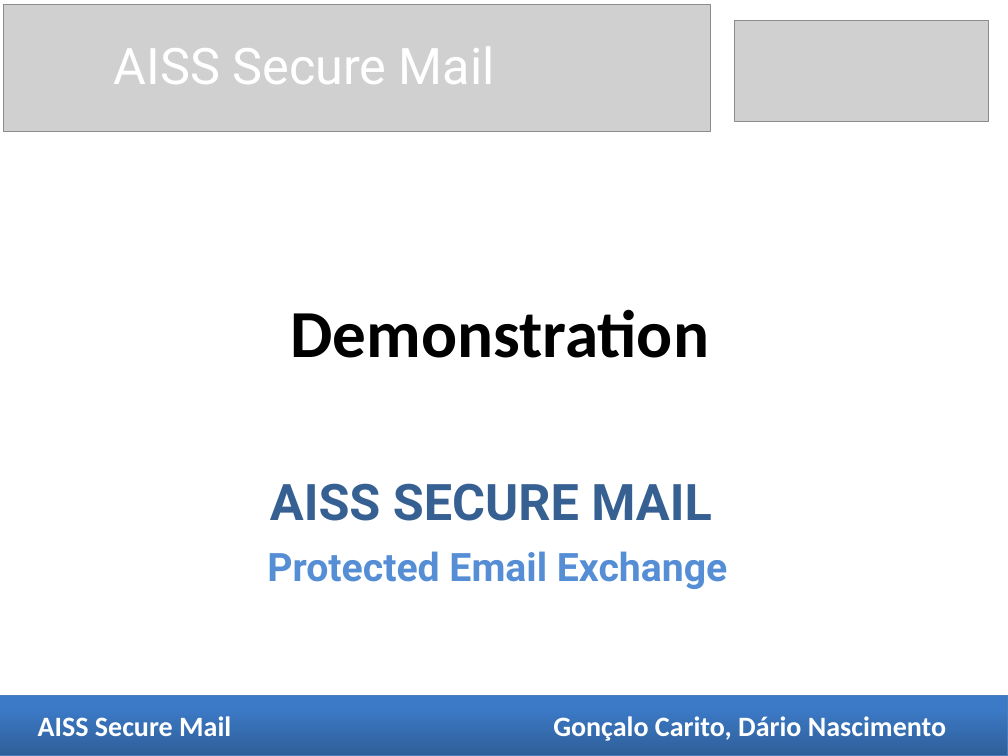
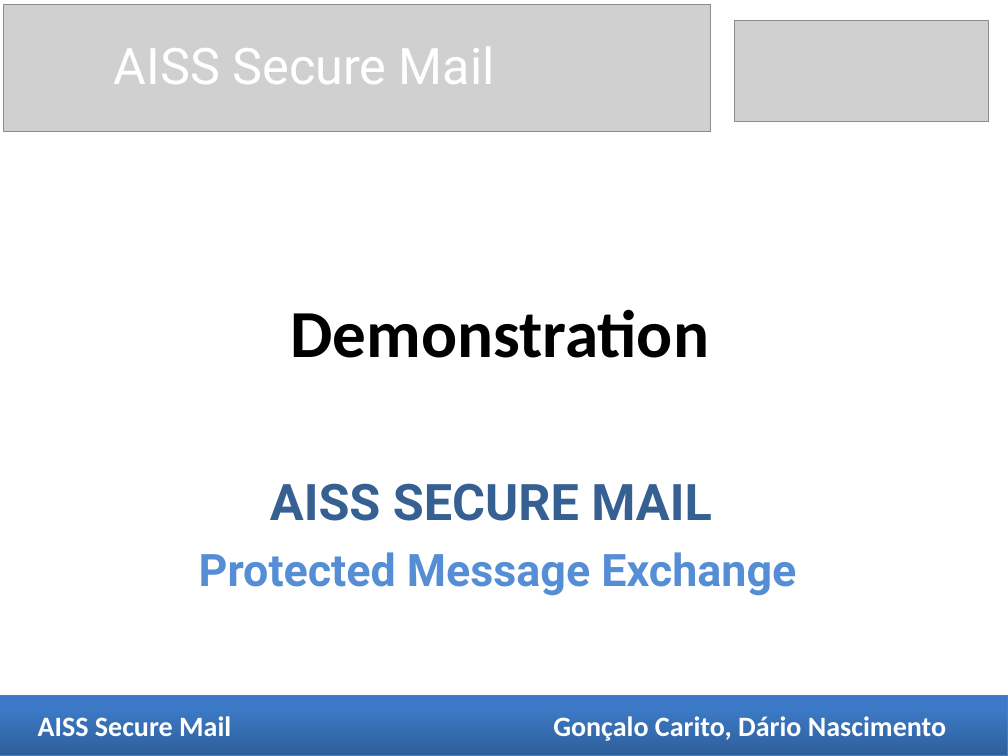
Before and after one commit to dnascimento/AISSProject, a slide deck: slide 12 of Apresentacoes/Comercial/Apresentação.pptx (slide 10 before the commit). Drawn at 1008x756 pixels with LibreOffice and Linux fonts; fonts in the diff are those of the drawing; grey boxes stand for pictures. Boxes give left, top, right and bottom in pixels: in the first picture for what was removed or moved away, otherwise in the second. Text is boxed around its words. In the diff, an @@ line names an element or a change of style, - is before the commit and + after.

```diff
--- a/Apresentacoes/Comercial/Apresentação.pptx
+++ b/Apresentacoes/Comercial/Apresentação.pptx
@@ text at [199, 552, 796, 596]: text changed; size 28 to 32 pt @@
-Protected Email Exchange
+Protected Message Exchange
```
Also in this commit, not shown: 9 other slides changed, 3 slides added, 2 other files.
